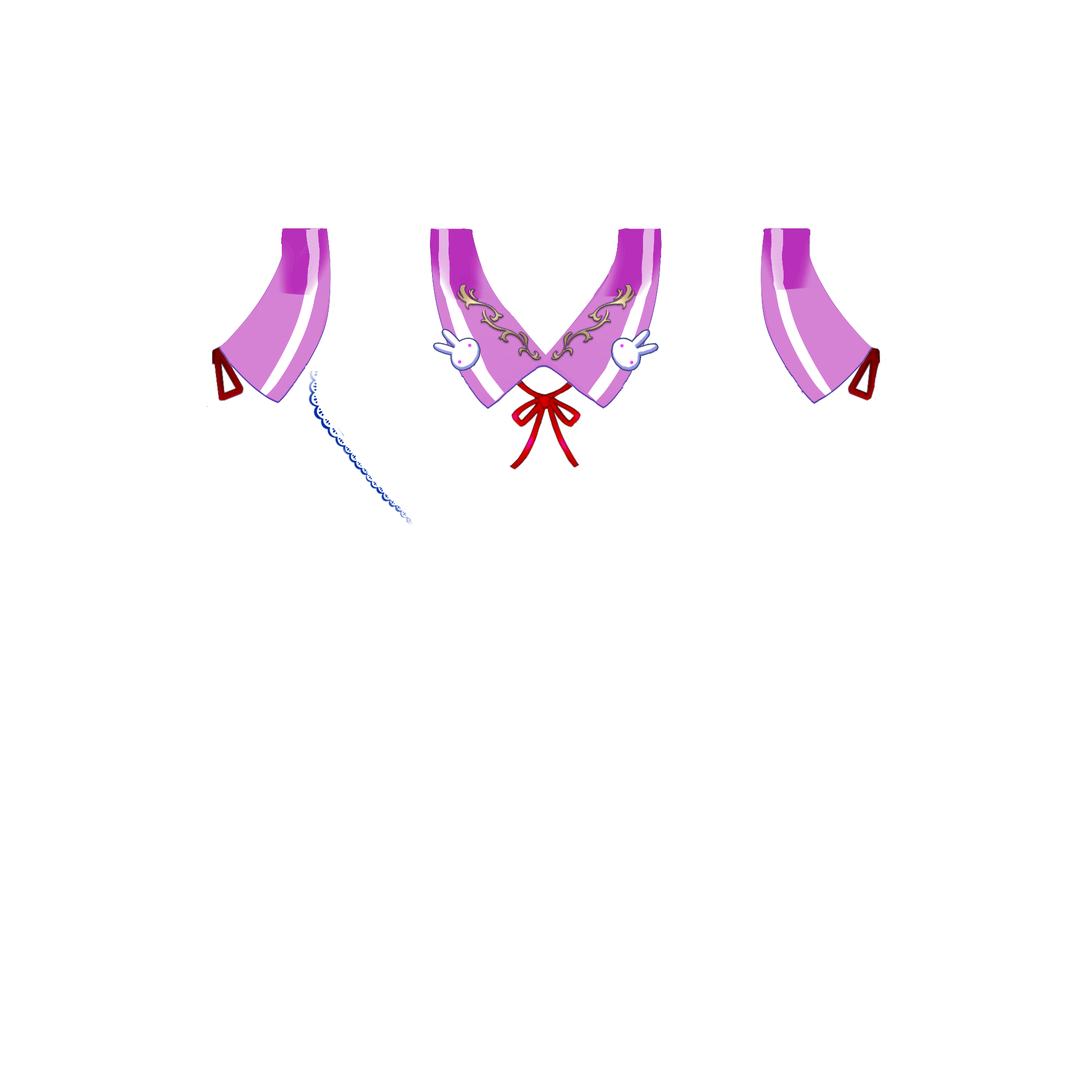
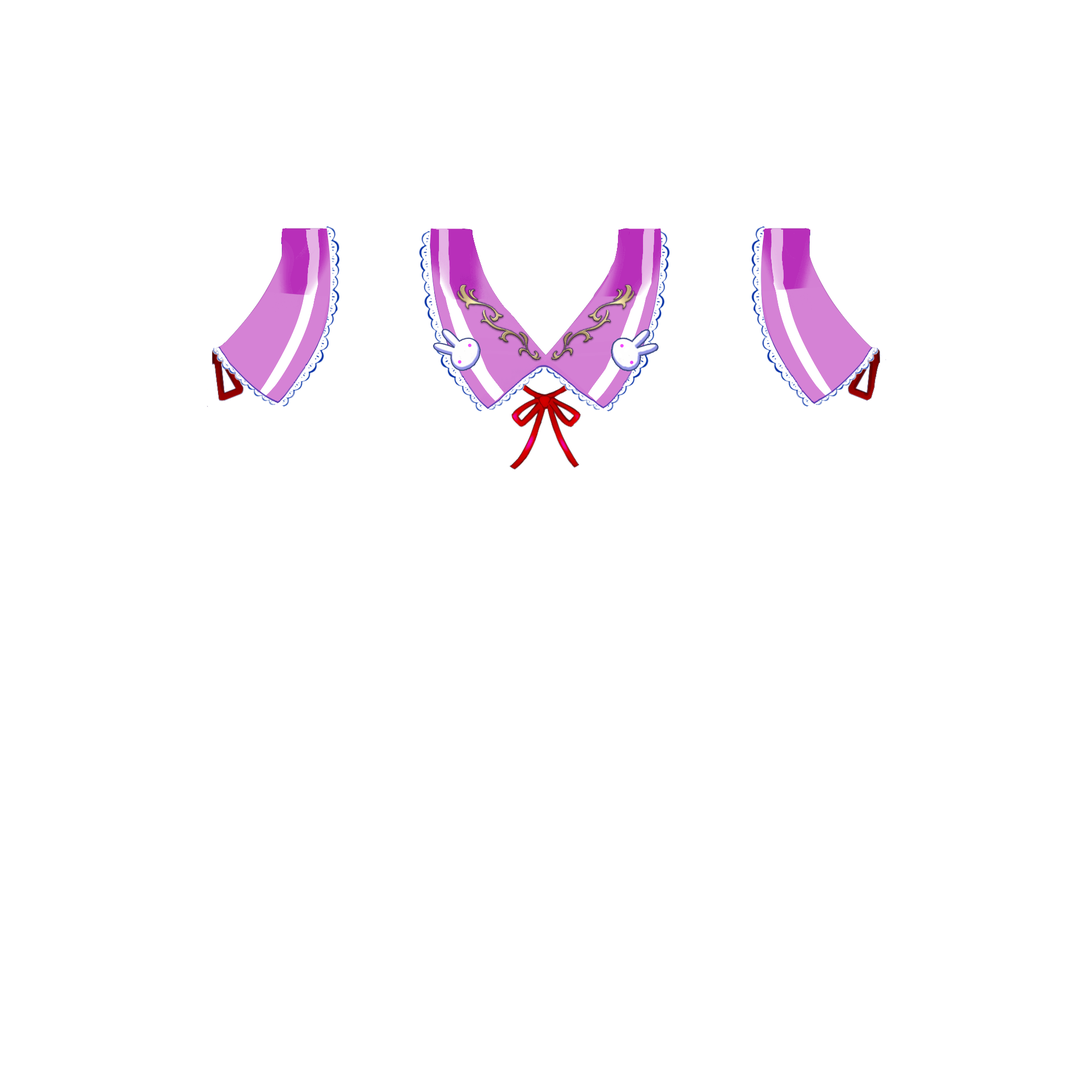
Before/after of a w=1091, h=1091 layered artwork. What changed in the layer stack:
showed "lace" over [212, 225, 879, 413]
hid "lace original" over [307, 370, 418, 526]
